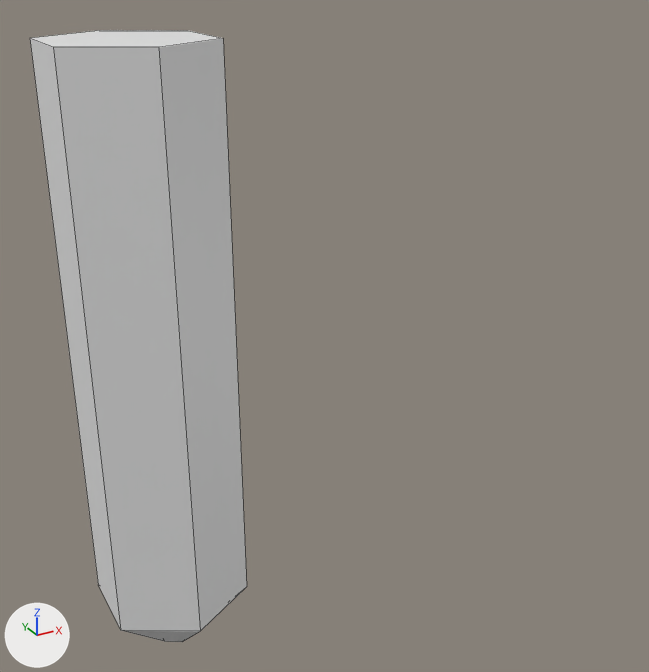
The Blender file CreateGameJamSpring2021_g18/Assets/WIP/HC/Stem-Straight-01.blend, before and after one commit.
One viewpoint serves both versions: a 50 mm lens placed at (-0.207, -0.679, 1.831), pointed at (0.101, -0.118, 1.551). The axes (+X, +Y, +Z) are drawn at lower left. The lights are the same throughout. Mesh edges are drawn as thin lines.

Before the edit, the objects in view are built like this:
```python
me_stem_straight_01 = bpy.data.meshes.new('Stem-straight-01')
me_stem_straight_01.from_pydata(...)  # 18 vertices, 14 faces; spans x -0.009..0.009, y -0.01..0.01, z 0.0..0.555
ob_stem_straight_01 = bpy.data.objects.new('Stem-straight-01', me_stem_straight_01)
ob_stem_straight_01.location = (0.0, 0.0, 1.2104)
ob_stem_straight_01.scale = (7.14, 7.14, 1.0)
```
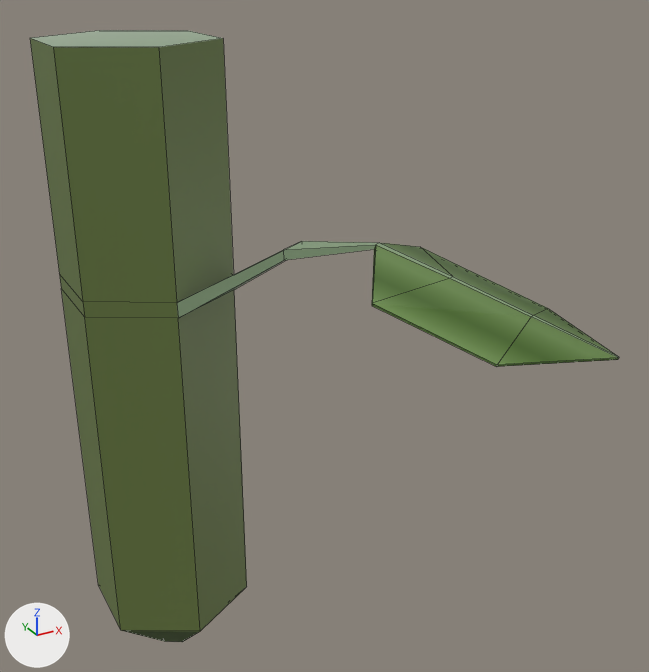
Pixel boxes [x1, y1, x2, y2] of what changed, in the pictures (649 x 672 px):
```json
{"object": "Stem-straight-01", "change": "reshaped", "before": [30, 30, 247, 642], "after": [30, 30, 619, 642], "on screen": "171% wider"}
{"part": 1, "of": "me_stem_straight_01", "change": "built on", "before": [30, 38, 247, 631], "after": [30, 38, 619, 631]}
{"part": 2, "of": "me_stem_straight_01", "change": "recoloured", "before": [31, 30, 222, 642], "after": [31, 30, 222, 642], "on screen": "white to grey"}
```

Edits to the scene script, one JSON object a line:
```json
{"op": "add", "block": "img_stem_straight_01_png", "code": ["img_stem_straight_01_png = load_image('Stem-Straight-01.png', 'Stem-Straight-01.png', 32, 32, 'sRGB')"]}
{"op": "add", "block": "mat_material_stem_straight", "code": ["mat_material_stem_straight = principled_material('Material-Stem-Straight')", "mat_material_stem_straight.texture = img_stem_straight_01_png"]}
{"block": "me_stem_straight_01", "where": "# used by ob_stem_straight_01; location = (0.0, 0.0, 1.2104); scale = (7.14, 7.14, 1.0)"}
{"op": "remove", "block": "me_stem_straight_01", "code": "me_stem_straight_01.from_pydata(...)  # 18 vertices, 14 faces; spans x -0.009..0.009, y -0.01..0.01, z 0.0..0.555"}
{"op": "add", "block": "me_stem_straight_01", "code": "me_stem_straight_01.from_pydata(...)  # 58 vertices, 58 faces; spans x -0.009..0.028, y -0.047..0.01, z 0.0..0.555"}
{"block": "me_stem_straight_01", "change": "me_stem_straight_01 part 1"}
{"block": "me_stem_straight_01", "change": "6 faces are deleted"}
{"block": "me_stem_straight_01", "change": "28 vertices are added at x 0.009..0.028, y -0.047..-0.017, z 0.389..0.434"}
{"block": "me_stem_straight_01", "change": "6 new vertices lie (0.0, 0.0, -0.184) away from vertices in x -0.009..0.009, y -0.01..0.01, z 0.555"}
{"block": "me_stem_straight_01", "change": "6 new vertices lie (0.0, 0.0, 0.304) away from vertices in x -0.009..0.009, y -0.01..0.01, z 0.055"}
{"block": "me_stem_straight_01", "change": "50 new faces join them"}
{"block": "me_stem_straight_01", "change": "me_stem_straight_01 part 2: 8 faces spanning x -0.009..0.009, y -0.01..0.01, z 0.0..0.555 switch from no material to mat_material_stem_straight (picture img_stem_straight_01_png)"}
```
